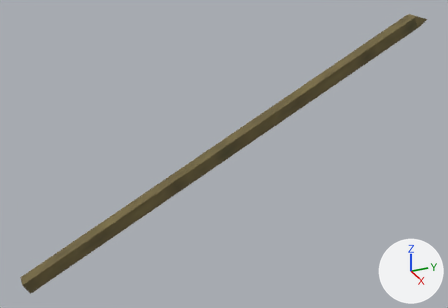
The OBJ model assets/mcme/models/block/rope_2wide.obj, before and after one commit.
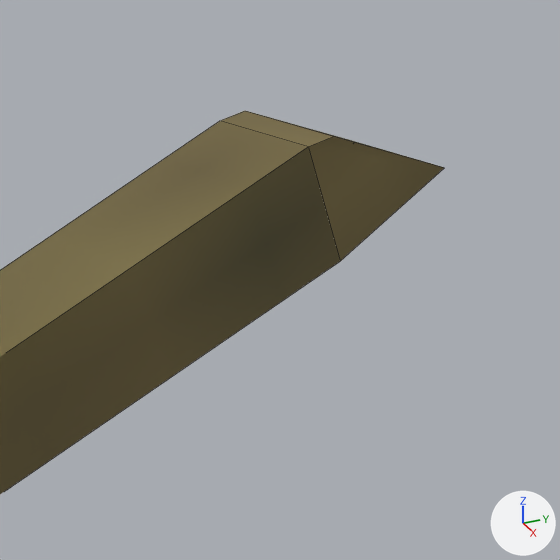
Old and new are each drawn whole from a camera (50 mm lens) standing at (2.957, -1.143, 1.723) and looking at (0.495, -0.035, 0.492) and again close up on the part from 86% to 98% of the width and 1% to 18% of the height. Arrows for +X, +Y and +Z are at lower right; the lights stay in place. The close-ups show mesh edges as thin lines. Where no turn or scale is listed for an object, it has been applied to the vertices.
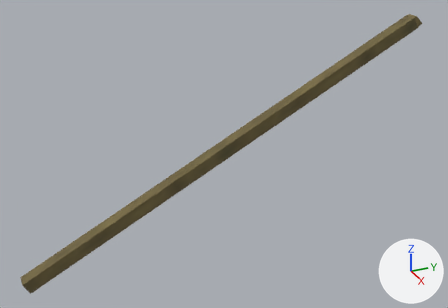
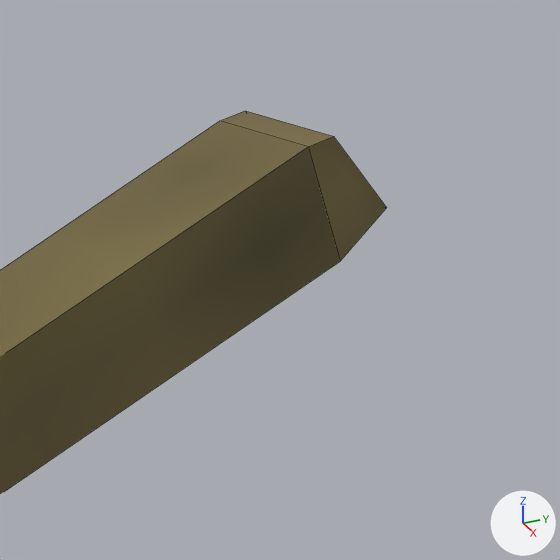
Commit message: rope end fix pull pls

What changed in the scene script:
```text
Change me_cube:
    where me_cube.from_pydata(...)  # 12 vertices, 10 faces; spans x 0.47..0.53, y -1.03..1.07, z 0.0..1.06
    used by ob_cube; location = (0.0, 0.0, 0.0)
    me_cube part 1
    me_cube.vertices[10].co: (0.47, 1.07, 1.04) -> (0.47, 1.04, 1.03)  # pixel (355, 141) -> not seen
    me_cube.vertices[11].co: (0.53, 1.07, 1.04) -> (0.53, 1.04, 1.03)  # pixel (444, 167) -> pixel (386, 207)
```

Boxes (x1, y1, x2, y2) around the edits, measured in the close-ups (560 x 560 px; the box of a moved part takes in the faces that stretch with it):
'cube', reshaped: before (0, 111, 444, 494); after (0, 111, 386, 494)
part 1 of me_cube, moved or reshaped: before (262, 115, 444, 261); after (308, 137, 386, 261)
